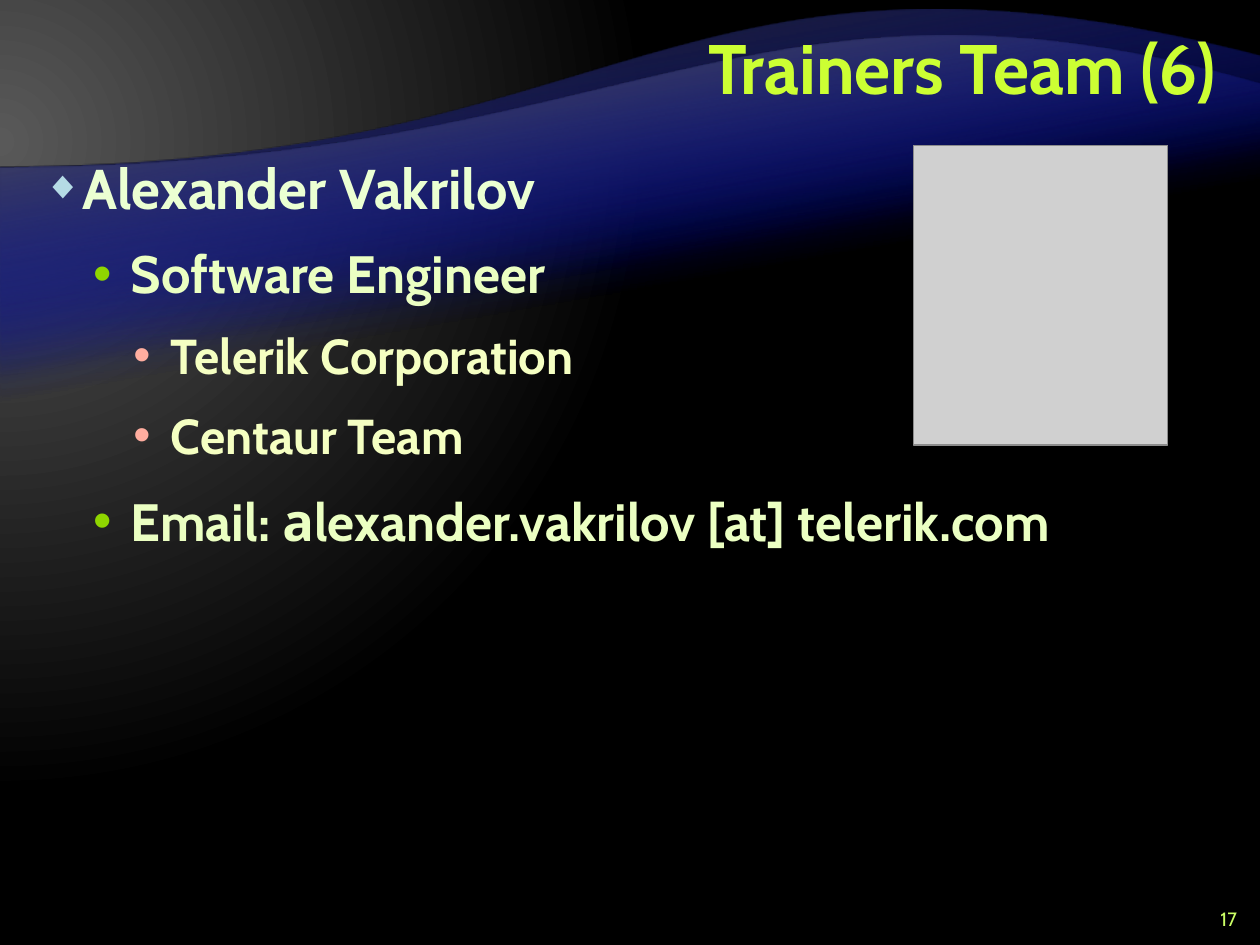
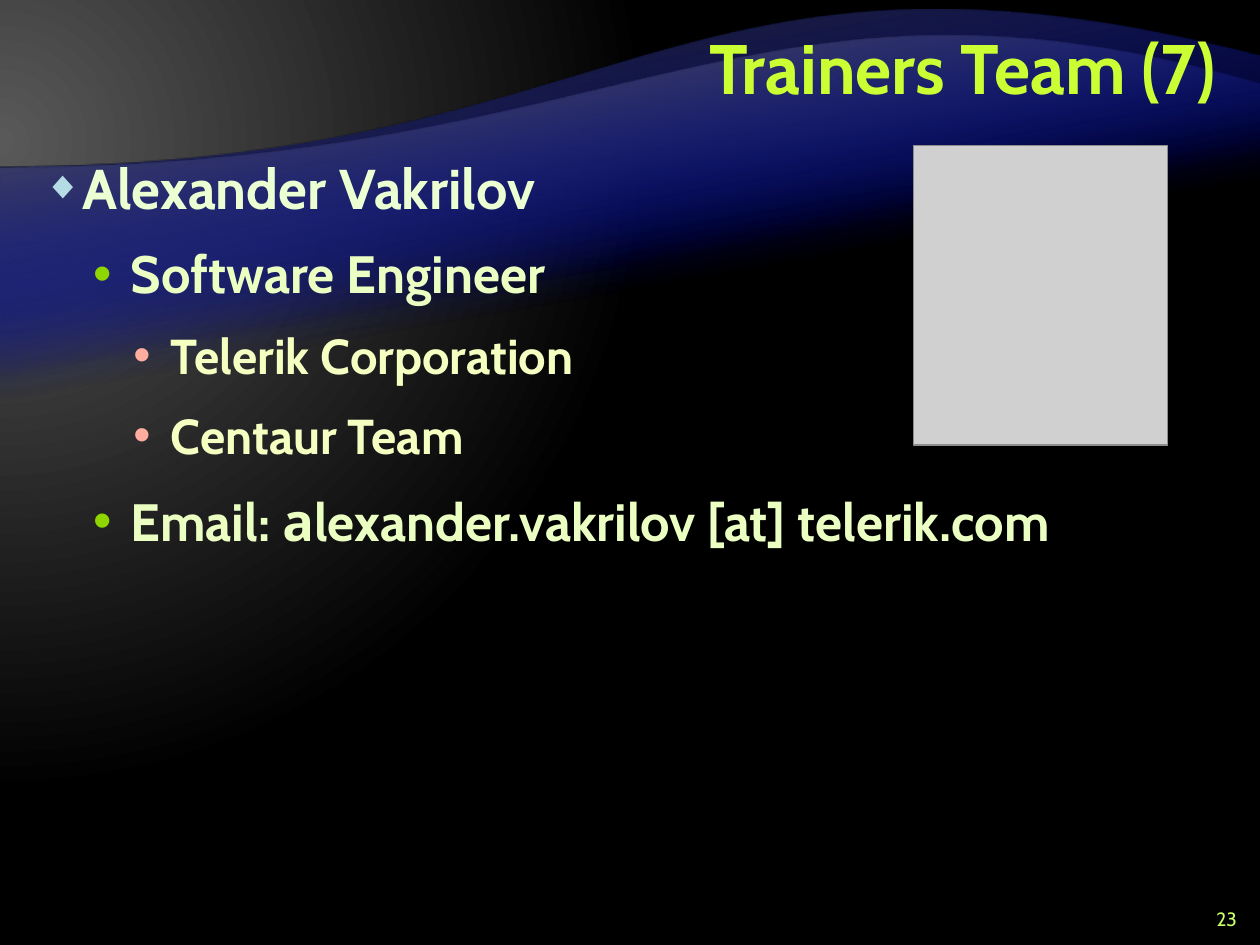
Before and after one commit to Lockheed01/aspnet-mvc-course, a slide deck: slide 23 of Lectures/0. Course Introduction/--for-editing--Course Introduction.pptx (slide 17 before the commit). Drawn at 1260x945 pixels with LibreOffice and Linux fonts; fonts in the diff are those of the drawing; grey boxes stand for pictures; background and template pictures are left out. Boxes give left, top, right and bottom in pixels: in the first picture for what was removed or moved away, otherwise in the second. Text is boxed around its words. In the diff, an @@ line names an element or a change of style, - is before the commit and + after.

```diff
--- a/Lectures/0. Course Introduction/--for-editing--Course Introduction.pptx
+++ b/Lectures/0. Course Introduction/--for-editing--Course Introduction.pptx
@@ title at [709, 35, 1216, 104]: text changed @@
-Trainers Team (6)
+Trainers Team (7)
@@ page number at [1216, 912, 1237, 927]: text changed @@
-17
+23
```
Also in this commit, not shown: 5 other slides changed, 6 slides added, 1 other file.
